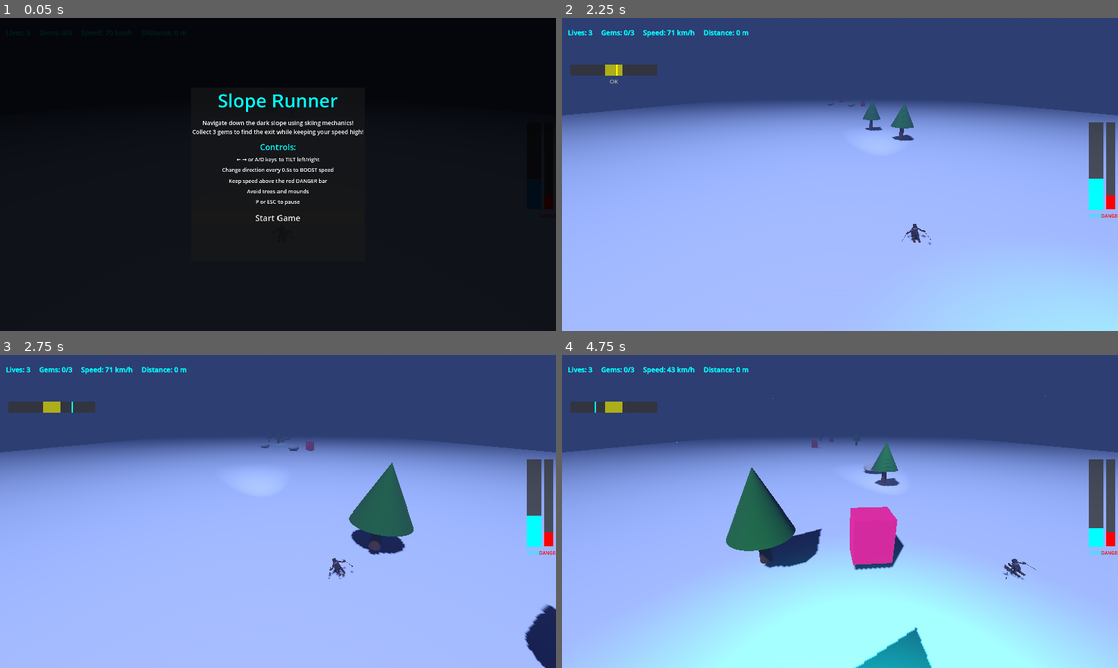
Above: before the commit, frames 1-4 (two rows, left to right).
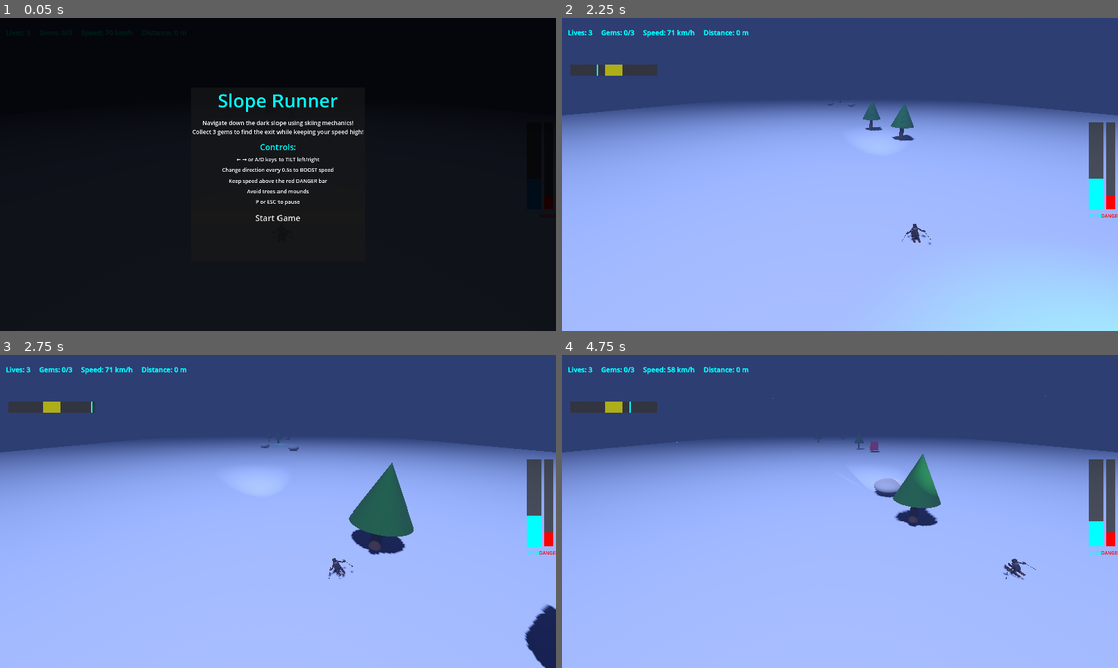
Above: after the commit, the same moments.

Repository: Fenicio/web-slope
Game: Godot game, scene res://Main.tscn
Same seed, same stepped clock (60 frames per second), same inputs: the game is played once before the commit and once after it.
Inputs:
- Up to frame 1 (0.05 s): no input
- Up to frame 2 (2.25 s): click "Start Game" at 0.5 s; hold Right (move_right) 1.28-2.03 s; hold Left (move_left) from 2.03 s (still down)
- Up to frame 3 (2.75 s): keep holding Left (move_left)
- Up to frame 4 (4.75 s): release Left (move_left) at 2.78 s; hold Right (move_right) 2.78-4.28 s; hold Left (move_left) from 4.28 s (still down)

Frame 1 is identical in both runs. In frame 2, less than 0.1% of the frame differs, in the area x 6-55%, y 14-29%; in frame 3, less than 0.1%; in frame 4, 27%, in the area x 5-100%, y 3-100%.

Commit message:
Improve game mechanics: monster/gem respawning, obstacles, and UI enhancements
- Fix gem ring orientation to face player correctly (+Z direction)
- Add continuous monster respawning system with proper tracking
- Make obstacle speed reduction proportional to current speed (20%)
- Add obstacle destruction and particle effects on collision
- Update UI message when 3 gems collected to prompt max speed
- Add speed booster UI reset based on player rotation direction
- Implement directional timing bar reset (left/right turn awareness)

These changes enhance gameplay flow and provide better visual feedback.

Diff:
--- a/godot/GemManager.gd
+++ b/godot/GemManager.gd
@@ -69,7 +69,8 @@
 	ring_material.transparency = BaseMaterial3D.TRANSPARENCY_ALPHA
 	ring_material.albedo_color.a = 0.4
 	ring.material_override = ring_material
-	ring.rotation_degrees = Vector3(90, 0, 0)
+	# Rotate to face the player (positive Z direction)
+	ring.rotation_degrees = Vector3(90, 180, 0)
 
 	gem_node.add_child(ring)
 
--- a/godot/MonsterManager.gd
+++ b/godot/MonsterManager.gd
@@ -2,10 +2,14 @@
 
 const SLOPE_WIDTH = 30.0
 const MONSTER_COLLISION_RADIUS = 2.5
+const MONSTER_SPAWN_DISTANCE = 80.0  # Distance between monsters
+const MONSTER_SPAWN_AHEAD = 500.0  # How far ahead to spawn monsters
+const MONSTER_CLEANUP_DISTANCE = 50.0  # Remove monsters this far behind player
 
 var monsters = []
 var game_manager: Node
 var player: Node3D
+var furthest_monster_z = -100.0  # Track the furthest monster spawned
 
 func _ready():
 	game_manager = get_node("/root/Main/GameManager")
@@ -14,9 +18,10 @@
 
 func generate_initial_monsters():
 	# Spawn monsters more sparsely than obstacles
-	for z in range(-100, -500, -40):
+	for z in range(-100, -500, -80):
 		if randf() < 0.4:  # 40% chance to spawn
 			create_monster(z)
+			furthest_monster_z = min(furthest_monster_z, z)
 
 func create_monster(z_position: float):
 	var monster_node = Node3D.new()
@@ -73,6 +78,13 @@
 
 func _process(delta):
 	var scroll_speed = game_manager.get_scroll_speed()
+	var player_z = player.position.z
+
+	# Spawn new monsters ahead of the player
+	while furthest_monster_z > player_z - MONSTER_SPAWN_AHEAD:
+		furthest_monster_z -= MONSTER_SPAWN_DISTANCE
+		if randf() < 0.4:  # 40% chance to spawn
+			create_monster(furthest_monster_z)
 
 	# Move monsters
 	for i in range(monsters.size() - 1, -1, -1):
@@ -87,14 +99,9 @@
 		monster.node.rotation.y += delta * 2.0
 
 		# Remove monsters that are too far behind
-		if monster.z > 20:
+		if monster.z > player_z + MONSTER_CLEANUP_DISTANCE:
 			monster.node.queue_free()
 			monsters.remove_at(i)
-
-			# Add new monster ahead
-			var new_z = -450 + randf() * 50
-			if randf() < 0.4:  # Don't spawn too many
-				create_monster(new_z)
 
 	# Check collisions
 	check_collisions()
--- a/godot/ObstacleManager.gd
+++ b/godot/ObstacleManager.gd
@@ -107,22 +107,68 @@
 	var player_x = player.get_player_x()
 	var player_z = player.position.z
 
-	for obs in obstacles:
+	for i in range(obstacles.size() - 1, -1, -1):
+		var obs = obstacles[i]
 		var dx = obs.x - player_x
 		var dz = obs.z - player_z
 		var distance = sqrt(dx * dx + dz * dz)
 
 		if distance < game_manager.COLLISION_RADIUS:
-			handle_collision()
+			handle_collision(obs, i)
 			break
 
-func handle_collision():
+func handle_collision(obstacle, index: int):
 	if game_manager.game_over:
 		return
 
-	# Reduce speed instead of losing life
-	var speed_reduction = 15.0  # Amount to reduce speed by
+	# Speed reduction proportional to current speed (20% of current speed)
+	var speed_reduction = game_manager.speed * 0.2
 	game_manager.reduce_speed(speed_reduction)
+
+	# Create particle effect at obstacle position
+	create_collision_particles(obstacle.node.position)
+
+	# Destroy the obstacle
+	obstacle.node.queue_free()
+	obstacles.remove_at(index)
 
 	# Visual feedback
 	print("Collision! Speed reduced by ", speed_reduction)
+
+func create_collision_particles(pos: Vector3):
+	# Create GPU particles for collision effect
+	var particles = GPUParticles3D.new()
+	particles.position = pos
+	particles.emitting = true
+	particles.one_shot = true
+	particles.amount = 20
+	particles.lifetime = 0.8
+	particles.explosiveness = 0.9
+
+	# Create particle material
+	var material = ParticleProcessMaterial.new()
+	material.direction = Vector3(0, 1, 0)
+	material.spread = 180.0
+	material.initial_velocity_min = 3.0
+	material.initial_velocity_max = 6.0
+	material.gravity = Vector3(0, -9.8, 0)
+	material.scale_min = 0.1
+	material.scale_max = 0.3
+	particles.process_material = material
+
+	# Create draw pass mesh (white spheres)
+	var mesh = SphereMesh.new()
+	mesh.radius = 0.2
+	var mesh_material = StandardMaterial3D.new()
+	mesh_material.albedo_color = Color(1, 1, 1)
+	mesh_material.emission_enabled = true
+	mesh_material.emission = Color(1, 1, 1)
+	mesh_material.emission_energy_multiplier = 2.0
+	mesh.material = mesh_material
+	particles.draw_pass_1 = mesh
+
+	add_child(particles)
+
+	# Remove particles after they're done
+	await get_tree().create_timer(1.0).timeout
+	particles.queue_free()
--- a/godot/Player.gd
+++ b/godot/Player.gd
@@ -42,6 +42,9 @@
 		if timing_boost:
 			is_perfect = await timing_boost.check_timing()
 		game_manager.trigger_speed_boost(is_perfect)
+		# Reset timing boost UI for the new direction
+		if timing_boost:
+			timing_boost.reset_for_direction(desired_tilt_direction)
 
 	# Update tilt direction tracking
 	if desired_tilt_direction != 0:
--- a/godot/TimingBoost.gd
+++ b/godot/TimingBoost.gd
@@ -120,3 +120,22 @@
 		timing_line.color = Color(0, 1, 1)
 	if perfect_zone:
 		perfect_zone.color = Color(1, 1, 0, 0.6)
+
+func reset_for_direction(direction: int):
+	"""Reset the timing bar based on the player's turn direction.
+	Direction: -1 for left, 1 for right"""
+	if direction < 0:
+		# Turning left - start from left edge, move right
+		line_position = 0.0
+		line_direction = 1
+	else:
+		# Turning right - start from right edge, move left
+		line_position = 1.0
+		line_direction = -1
+
+	feedback_label.text = ""
+	if timing_line:
+		timing_line.color = Color(0, 1, 1)
+		timing_line.position.x = 10 + line_position * bar_width
+	if perfect_zone:
+		perfect_zone.color = Color(1, 1, 0, 0.6)
--- a/godot/UI.gd
+++ b/godot/UI.gd
@@ -130,7 +130,7 @@
 		timing_boost.hide()
 
 func _on_exit_activated():
-	show_notification("All gems collected! Find the exit portal!")
+	show_notification("All gems collected! Reach maximum speed to find the exit portal!")
 
 func show_start_screen():
 	start_screen.show()
